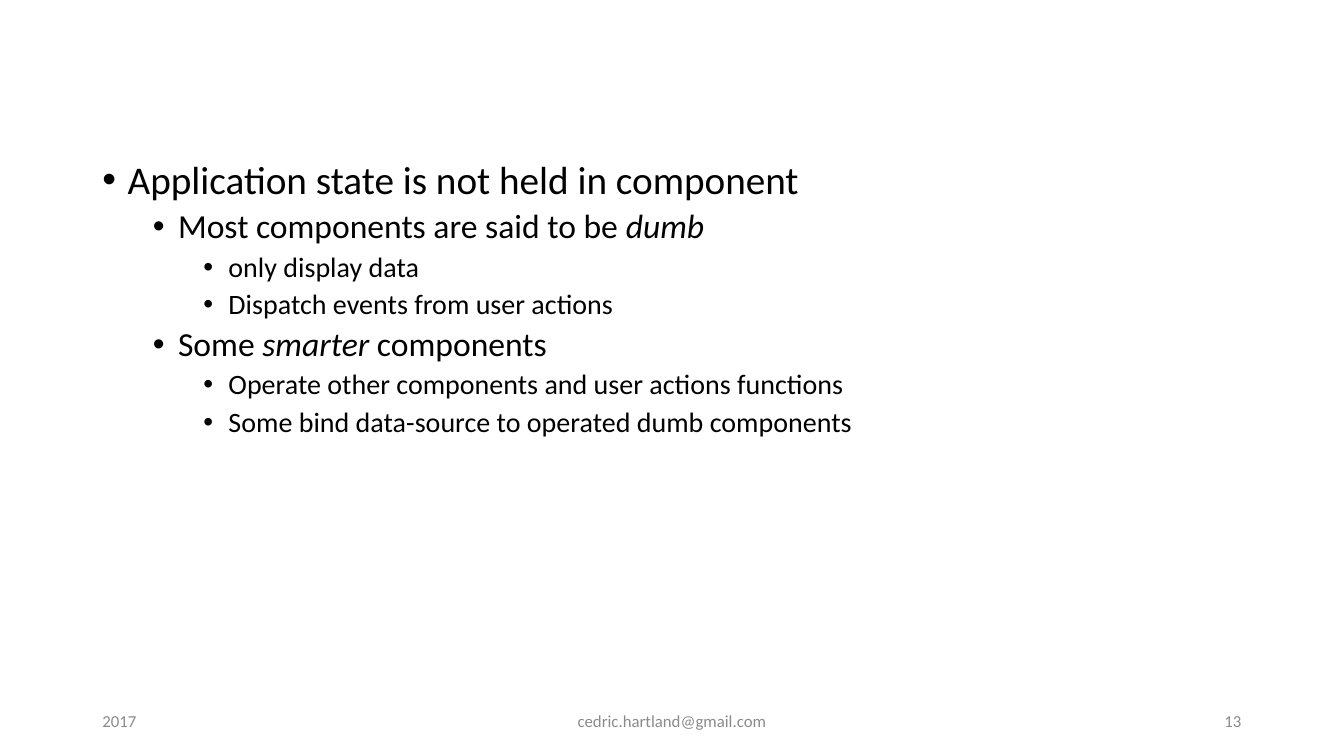
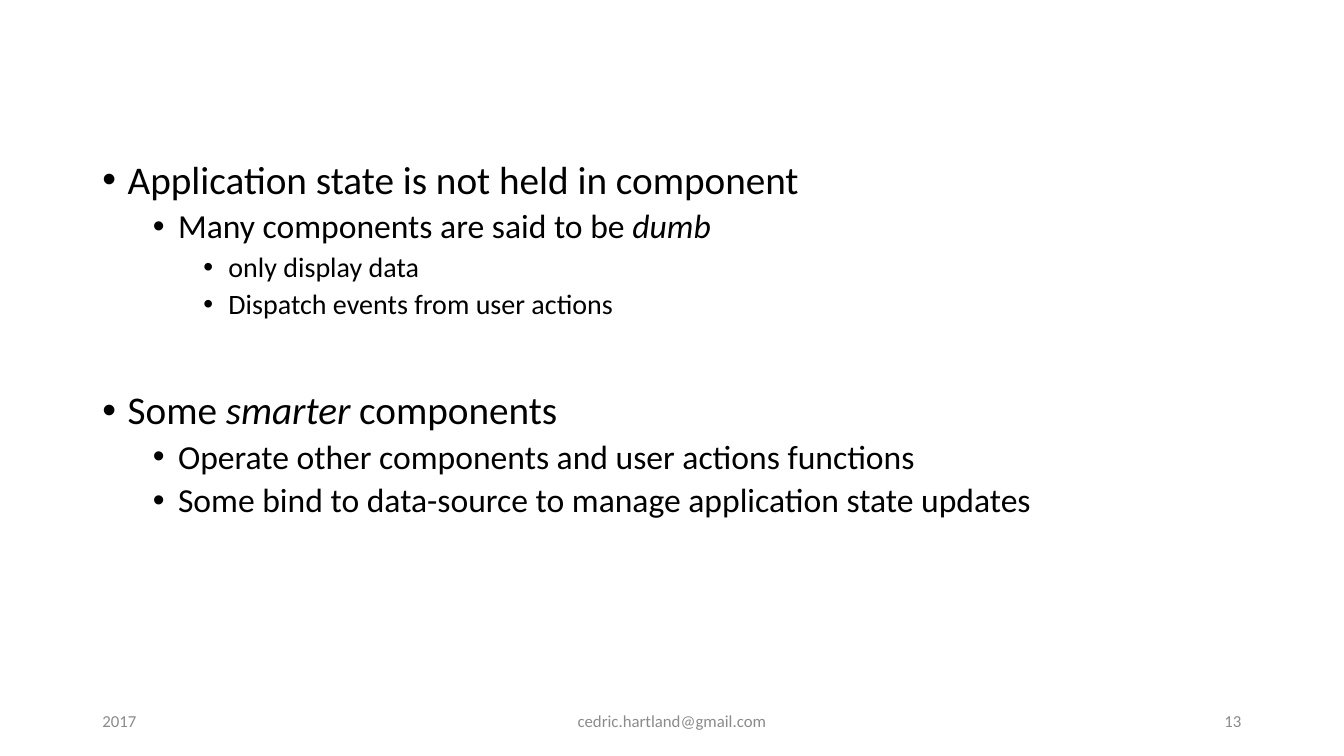
Before and after one commit to gigacool/react-redux-presentation, a slide deck: slide 13 of docs/React & Redux.pptx. Drawn at 1344x756 pixels with LibreOffice and Linux fonts; fonts in the diff are those of the drawing; background and template pictures are left out. Boxes give left, top, right and bottom in pixels: in the first picture for what was removed or moved away, otherwise in the second. Text is boxed around its words. In the diff, an @@ line names an element or a change of style, - is before the commit and + after.

Commit message:
minor react updates, redux workflow, reducers combination and normalization

```diff
--- a/docs/React & Redux.pptx
+++ b/docs/React & Redux.pptx
@@ text at [178,214,710,244]: text changed @@
-  • Most components are said to be dumb
+  • Many components are said to be dumb
@@ text at [128,398,915,475]: size 24 to 28 pt in "Some smarter components"; size 20 to 24 pt in "Operate other components and user actions functions"; list level 2 to 1 in "Some smarter components"; list level 3 to 2 in "Operate other components and user ..." @@
@@ text at [178,488,1030,518]: text changed; size 20 to 24 pt @@
-    • Some bind data-source to operated dumb components
+  • Some bind to data-source to manage application state updates
```
Also in this commit, not shown: 6 other slides changed, 4 slides added.
